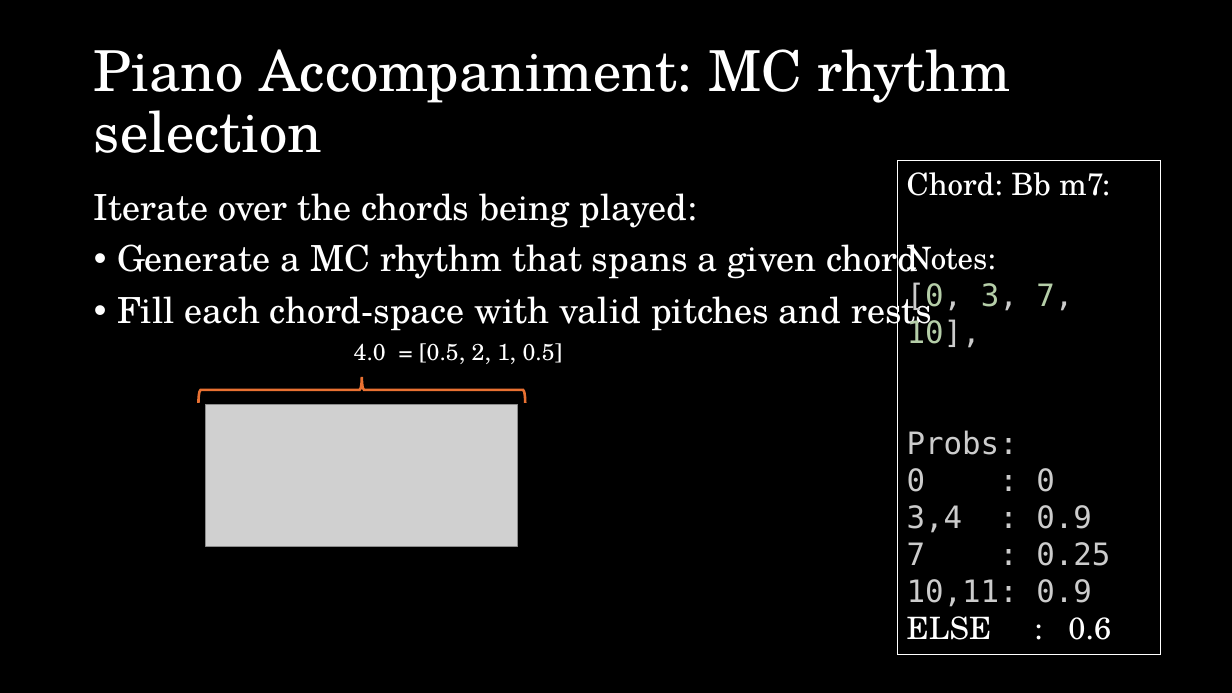
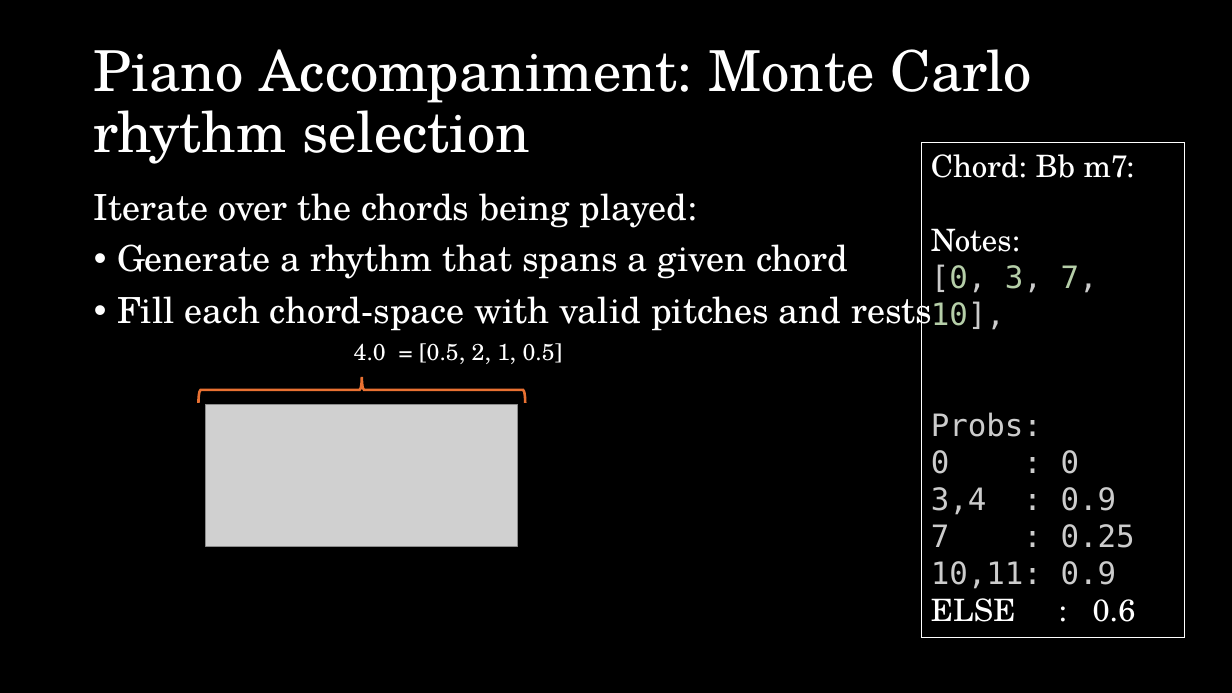
Before and after one commit to esharo02/150Final, a slide deck: slide 31 of CS150 final presentation.pptx. Drawn at 1232x693 pixels with LibreOffice and Linux fonts; fonts in the diff are those of the drawing; grey boxes stand for pictures. Boxes give left, top, right and bottom in pixels: in the first picture for what was removed or moved away, otherwise in the second. Text is boxed around its words. In the diff, an @@ line names an element or a change of style, - is before the commit and + after.

```diff
--- a/CS150 final presentation.pptx
+++ b/CS150 final presentation.pptx
@@ title at bbox=[94, 49, 1032, 164]: text changed @@
-Piano Accompaniment: MC rhythm selection
+Piano Accompaniment: Monte Carlo rhythm selection
@@ rectangle "Chord: Bb m7:": place and size @@
-rectangle "Chord: Bb m7:" at bbox=[897, 160, 1160, 654]
+rectangle "Chord: Bb m7:" at bbox=[922, 142, 1185, 637]
@@ text at bbox=[117, 244, 849, 279]: text changed @@
-• Generate a MC rhythm that spans a given chord
+• Generate a rhythm that spans a given chord
```
Also in this commit, not shown: 4 other slides changed.
